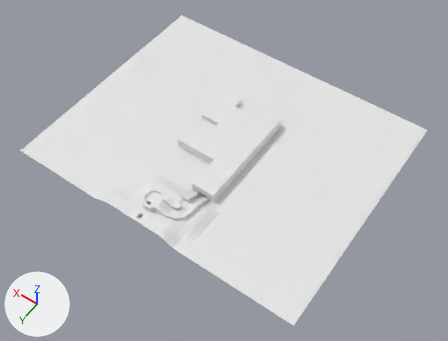
The Blender file Assets/Models/Environments/Mansion.blend, before and after one commit.
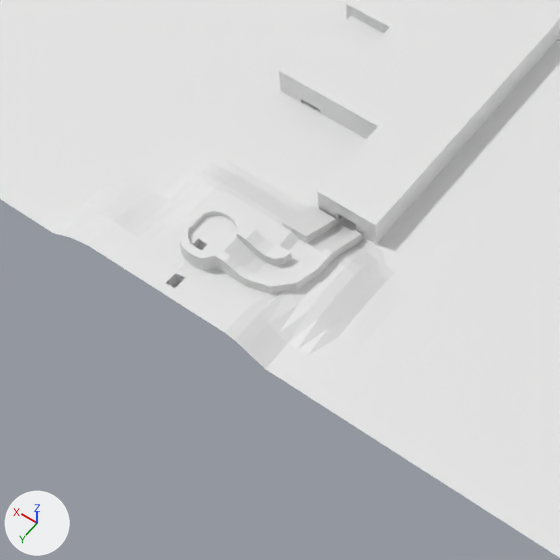
There are two pictures of each version: one whole from a 50 mm camera at (-233.0, 369.0, 472.0) aimed at (-10.0, 56.0, -19.0), one close up on the part from 17% to 63% of the width and 33% to 93% of the height. The axes (+X, +Y, +Z) are drawn at lower left. The lights are the same throughout.

Script lines for the objects in view, before the commit:
```python
me_grid = bpy.data.meshes.new('Grid')
me_grid.from_pydata(...)  # 10019 vertices, 9970 faces, 1 loose edge; spans x -32.0..36.0, y -12.0..161.0, z -10.0..14.0
me_grid.materials.append(mat_woodfloor)  # white #e7e7e7
me_grid.materials.append(mat_tilefloor)  # white #e7e7e7
me_grid.materials.append(mat_carpetfloor)  # white #e7e7e7
me_grid.materials.append(mat_concretefloor)  # white #e7e7e7
me_grid.materials.append(mat_plasterwall)  # white #e7e7e7
me_grid.materials.append(mat_woodwall)  # white #e7e7e7
me_grid.materials.append(mat_tilewall)  # white #e7e7e7
me_grid.materials.append(mat_concretewall)  # white #e7e7e7
me_grid.materials.append(mat_stairs)  # white #e7e7e7
me_grid.materials.append(mat_pooltile)  # white #e7e7e7
me_grid.materials.append(mat_ceiling)  # white #e7e7e7
me_grid.materials.append(mat_exterior)  # white #e7e7e7
me_grid.materials.append(mat_exteriorfloor)  # white #e7e7e7
me_grid.materials.append(mat_window)  # white #e7e7e7
me_grid.materials.append(mat_greenhouse)  # white #e7e7e7
me_plane = bpy.data.meshes.new('Plane')
me_plane.from_pydata(...)  # 1228 vertices, 1084 faces, 1 loose edge; spans x -156.0..160.0, y -94.0..165.0, z -5.0..8.0
me_plane.materials.append(mat_snow)  # white #e7e7e7
ob_house = bpy.data.objects.new('House', me_grid)
ob_house.location = (0.0, 0.0, 0.0)
ob_landscape = bpy.data.objects.new('Landscape', me_plane)
ob_landscape.location = (0.0, 0.0, 0.0)
```
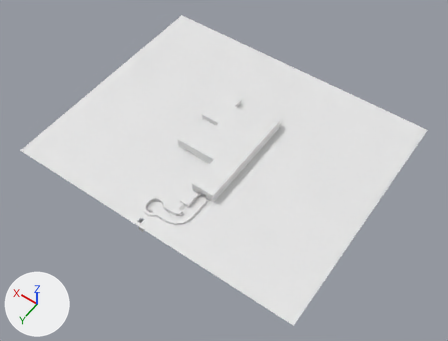
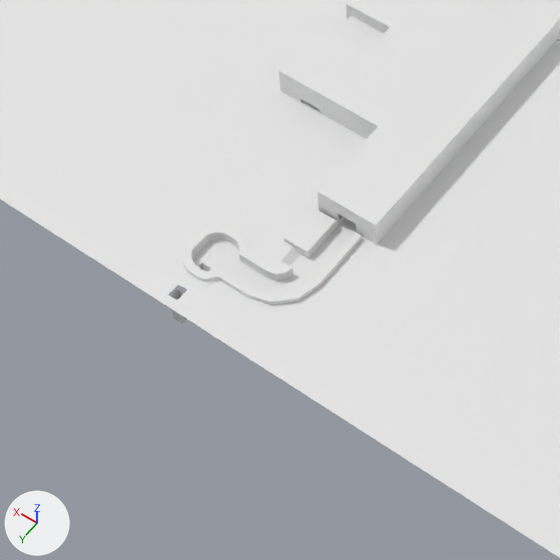
Changed parts and their boxes (x1, y1, x2, y2) in the close-ups (560 x 560 px; the box of a moved part takes in the faces that stretch with it):
'House', reshaped: before (166, 0, 560, 294); after (171, 0, 560, 324)
part 1 of me_grid, moved or reshaped: before (166, 191, 366, 294); after (171, 207, 366, 324)
part 2 of me_plane, cut back: (54, 160, 408, 369) in both

Patch to the scene script:
```diff
--- a/Assets/Models/Environments/Mansion.blend.py
+++ b/Assets/Models/Environments/Mansion.blend.py
@@ me_grid @@
 # used by ob_house; location = (0.0, 0.0, 0.0)
-me_grid.from_pydata(...)  # 10019 vertices, 9970 faces, 1 loose edge; spans x -32.0..36.0, y -12.0..161.0, z -10.0..14.0
+me_grid.from_pydata(...)  # 10028 vertices, 9980 faces, 1 loose edge; spans x -32.0..36.0, y -12.0..161.0, z -15.0..11.0
+# me_grid part 1: 221 vertices moved from x -27.0..16.0, y 106.0..147.0, z -3.0..14.0 to x -27.0..16.0, y 106.0..147.0, z -7.0..2.0; 194 vertices removed from x -6.0..19.0, y 122.0..161.0, z 0.0..14.0; 203 vertices added at x -6.0..19.0, y 122.0..161.0, z -15.0..2.0
 me_grid.materials.append(mat_woodfloor)
@@ me_plane @@
 # used by ob_landscape; location = (0.0, 0.0, 0.0)
-me_plane.from_pydata(...)  # 1228 vertices, 1084 faces, 1 loose edge; spans x -156.0..160.0, y -94.0..165.0, z -5.0..8.0
+me_plane.from_pydata(...)  # 1224 vertices, 1078 faces, 1 loose edge; spans x -156.0..160.0, y -94.0..165.0, z 0.0..1.0
+# me_plane part 2
+# 5 vertices are removed from x -24.0..-20.0, y 110.0..122.0, z -1.0..7.0
+# 8 faces are deleted
+# 67 vertices in x -32.0..43.0, y 122.0..165.0, z 7.0 move by (0.0, 0.0, -7.0)
+# 24 vertices in x -40.0..52.0, y 114.0..158.0, z 3.0 move by (0.0, 0.0, -3.0)
+# 23 vertices in x -44.0..52.0, y 110.0..142.0, z 1.0 move by (0.0, 0.0, -1.0)
+# 22 vertices in x -36.0..28.0, y 118.0..165.0, z 6.0 move by (0.0, 0.0, -6.0)
+# 5 vertices in x -36.0..51.0, y 118.0..165.0, z 5.0 move by (0.0, 0.0, -5.0)
+# 5 vertices in x -36.0..35.0, y 142.0..165.0, z 4.0 move by (0.0, 0.0, -4.0)
+# 26 vertices move from x -40.0..16.0, y 101.0..165.0, z -5.0..8.0 to x -40.0..17.0, y 102.0..165.0, z 0.0..1.0
+# 1 vertex is added at (-25.0, 122.0, 0.0)
+# 2 new faces join them
 me_plane.materials.append(mat_snow)
```
